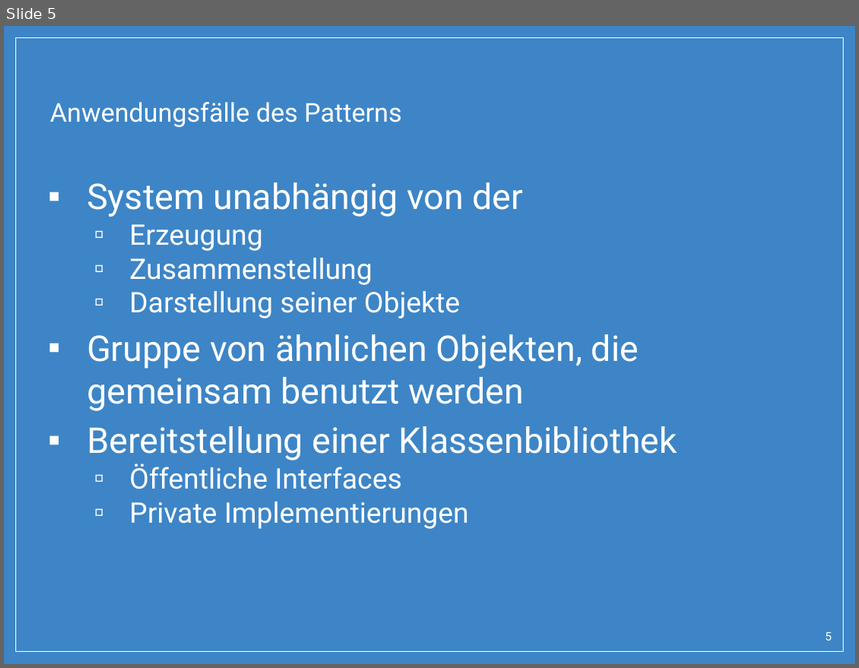
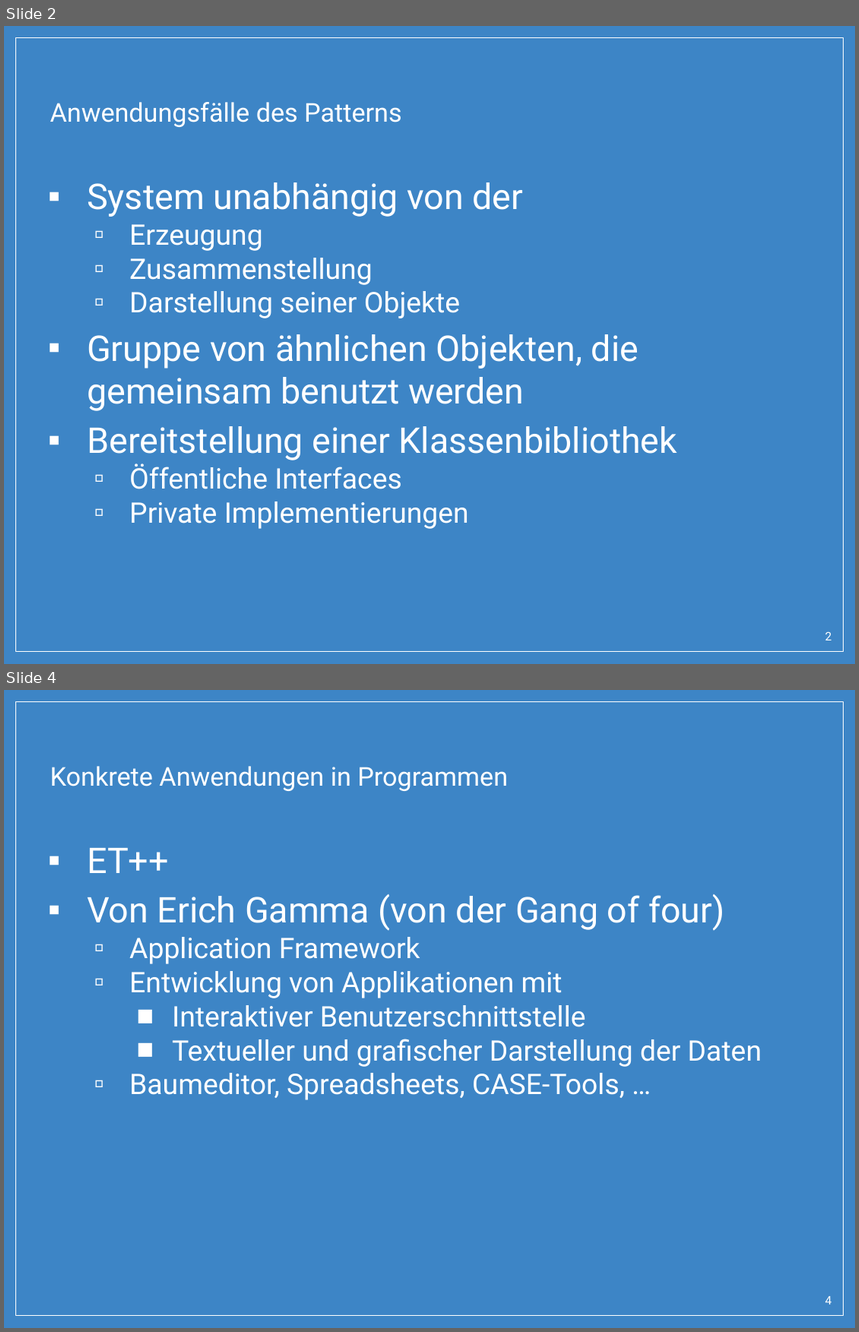
Before and after one commit to SimonPrimetzhofer/AbstractFactory-Pattern, a slide deck: Presentation/Abstract_Factory.pptx. Shown one above the other, each under a label of ours: slide 5 before the commit, slides 2 and 4 after it; the slides between them are not shown. The pictures are 859x668 and 859x1332 pixels, drawn with LibreOffice and Linux fonts; fonts in the diff are those of the drawing; background and template pictures are left out. Boxes give left, top, right and bottom in pixels: in the first picture for what was removed or moved away, otherwise in the second. Text is boxed around its words. In the diff, an @@ line names an element or a change of style, - is before the commit and + after.

```diff
--- a/Presentation/Abstract_Factory.pptx
+++ b/Presentation/Abstract_Factory.pptx
@@ slide 4 added at [4,690,855,1328], background picture (left out); not listed: 1 template element that a slide beside it also shows @@
@@ title added at [50,766,508,791], 22 pt, text #FFFFFF @@
+Konkrete Anwendungen in Programmen
@@ text added at [87,848,762,1100], 24 pt, text #FFFFFF @@
+▪ ET++
+▪ Von Erich Gamma (von der Gang of four)
+  ▫ Application Framework
+  ▫ Entwicklung von Applikationen mit
+    ■ Interaktiver Benutzerschnittstelle
+    ■ Textueller und grafischer Darstellung der Daten
+  ▫ Baumeditor, Spreadsheets, CASE-Tools, …
@@ page number added at [826,1296,832,1305], 10 pt, text #FFFFFF @@
+4
@@ what was slide 5 is now slide 2 @@
@@ page number at [826,632,832,641]: text changed @@
-5
+2
```
Also in this commit, not shown: 4 slides changed, 1 other slide added, 1 slide removed, 2 other files.
